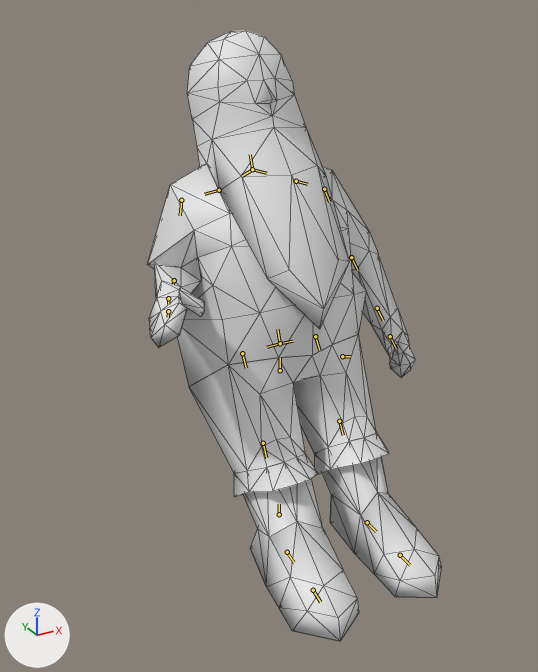
The Blender file assets-src/rooms/tavern/creature-clips/Dwarf2.blend: old version first, new version second.
Rendered twice from a 50 mm lens placed at (-0.466, -0.794, 0.713), pointed at (-0.023, 0.012, 0.311). The axes (+X, +Y, +Z) are drawn at lower left. The lights are the same throughout. The first picture is the older version. Both versions are drawn at frame 7 of the action 'SitDrink'; the numbers are the values there. The bones that change, and the others that lie on the model, are drawn over the model as lines. Mesh edges are drawn as thin lines.

Names of what the first picture shows: 'Dwarf2SourceMesh'.
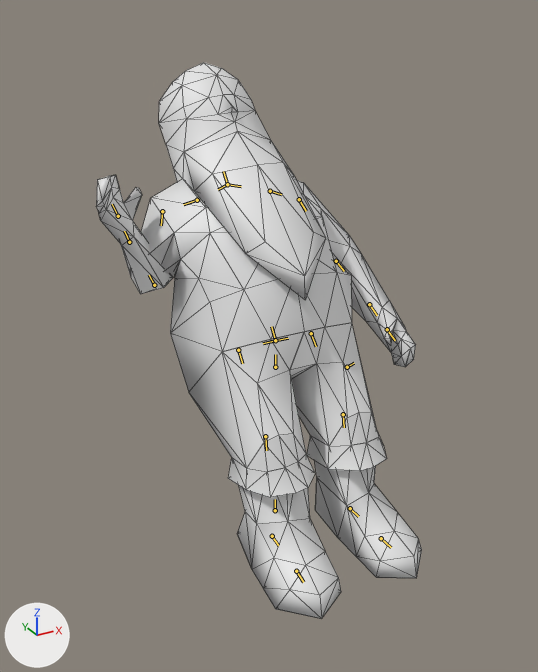
Changed parts and their boxes (x1, y1, x2, y2) in the pictures (538 x 672 px):
'Dwarf2SourceMesh', posed (11% wider, 9% shorter)
    before: (147, 30, 441, 641)
    after: (96, 62, 422, 619)
bone 'cog2', root to tip
    before: (279, 514) to (279, 504)
    after: (275, 510) to (275, 499)
bone 'spine', root to tip
    before: (280, 343) to (277, 329)
    after: (275, 340) to (271, 326)
bone 'arm_r', root to tip
    before: (181, 200) to (180, 215)
    after: (162, 211) to (161, 225)
bone 'forearm_r', root to tip
    before: (174, 280) to (173, 284)
    after: (154, 285) to (149, 275)
bone 'leg_l', root to tip
    before: (315, 336) to (319, 350)
    after: (311, 333) to (316, 346)
bone 'lowleg_l', root to tip
    before: (339, 421) to (343, 435)
    after: (343, 414) to (344, 427)
bone 'foot_l', root to tip
    before: (367, 522) to (376, 531)
    after: (350, 508) to (358, 516)
bone 'leg_r', root to tip
    before: (242, 353) to (246, 368)
    after: (238, 350) to (242, 363)
bone 'lowleg_r', root to tip
    before: (263, 443) to (266, 458)
    after: (265, 436) to (266, 450)
bone 'foot_r', root to tip
    before: (287, 552) to (294, 562)
    after: (272, 536) to (278, 545)

The change in detail:
Bone 'cog2' (bone_cog2) moves from (0.0, -0.004, -0.022) to (0.0, -0.004, -0.034).
Bone 'spine' (bone_spine) turns from (-18, 0, 0) to (-36, 0, 0) degrees about its own x, y and z.
Bone 'arm_r' (bone_arm_r) turns from (-24, -5, -15) to (-14, -15, -34) degrees about its own x, y and z.
Bone 'forearm_r' (bone_forearm_r) turns from (-22, 11, 72) to (19, 56, 152) degrees about its own x, y and z.
Bone 'leg_l' (bone_leg_l) turns from (-24, -3, 1) to (-35, -3, 2) degrees about its own x, y and z.
Bone 'lowleg_l' (bone_lowleg_l) turns from (10, 5, -10) to (-9, 4, 14) degrees about its own x, y and z.
Bone 'foot_l' (bone_foot_l) turns from (-39, 1, 2) to (-18, 1, 1) degrees about its own x, y and z.
Bone 'leg_r' (bone_leg_r) turns from (-24, 3, -1) to (-35, 3, -2) degrees about its own x, y and z.
Bone 'lowleg_r' (bone_lowleg_r) turns from (10, -5, 10) to (-9, -4, -14) degrees about its own x, y and z.
Bone 'foot_r' (bone_foot_r) turns from (-39, -1, -2) to (-18, -1, -1) degrees about its own x, y and z.
